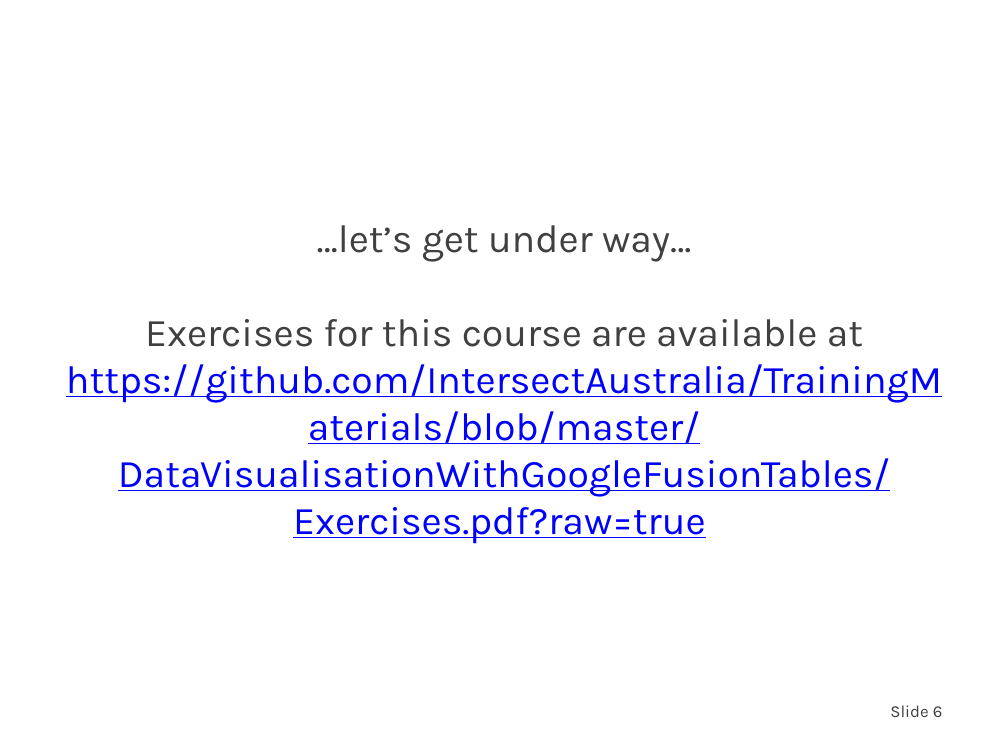
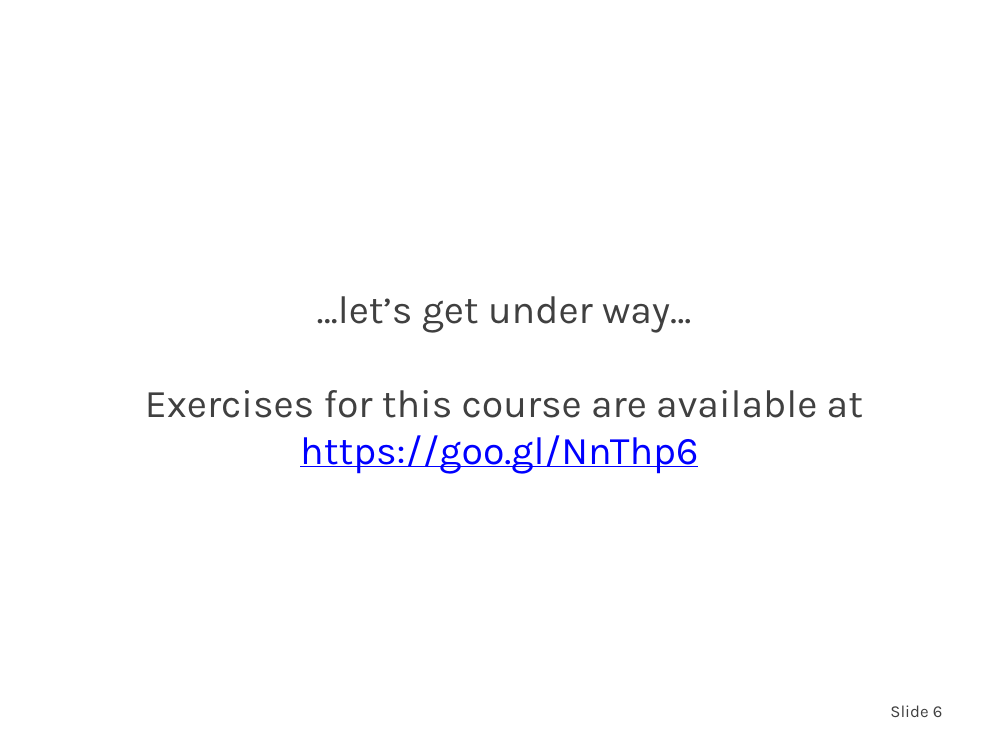
Before and after one commit to IntersectAustralia/TrainingMaterials, a slide deck: slide 6 of gft/Slides.pptx. Drawn at 1008x756 pixels with LibreOffice and Linux fonts; fonts in the diff are those of the drawing; background and template pictures are left out. Boxes give left, top, right and bottom in pixels: in the first picture for what was removed or moved away, otherwise in the second. Text is boxed around its words. In the diff, an @@ line names an element or a change of style, - is before the commit and + after.

Commit message:
Fixed broken link to exercises pdf

```diff
--- a/gft/Slides.pptx
+++ b/gft/Slides.pptx
@@ title at (145,296,863,474): text changed; text colour #0000FF to #404040 @@
-…let’s get under way…
-Exercises for this course are available at https://github.com/IntersectAustralia/TrainingMaterials/blob/master/DataVisualisationWithGoogleFusionTables/Exercises.pdf?raw=true
+…let’s get under way…
+Exercises for this course are available at
+https://goo.gl/NnThp6
```
Also in this commit, not shown: 1 other file.
